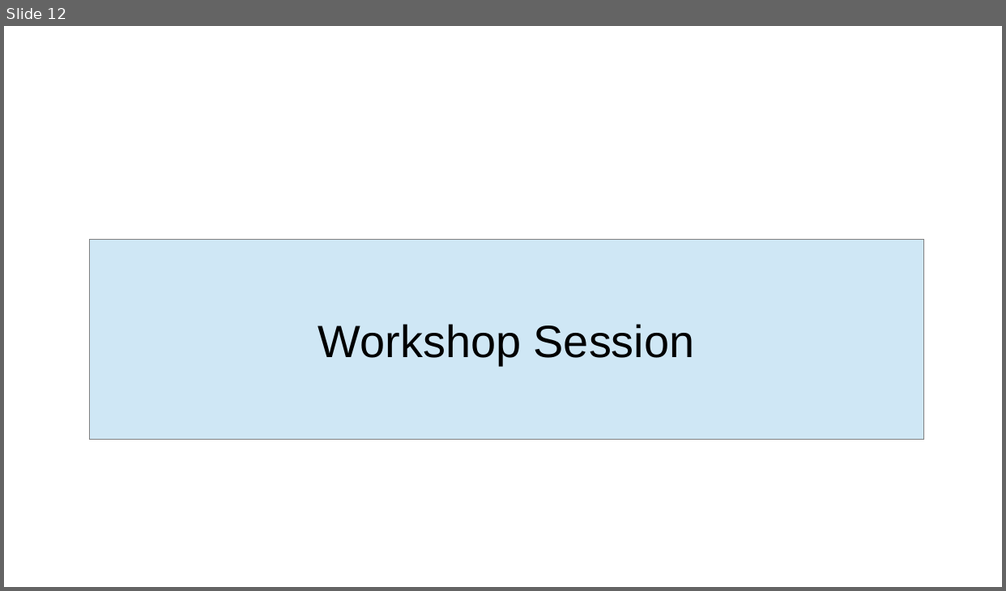
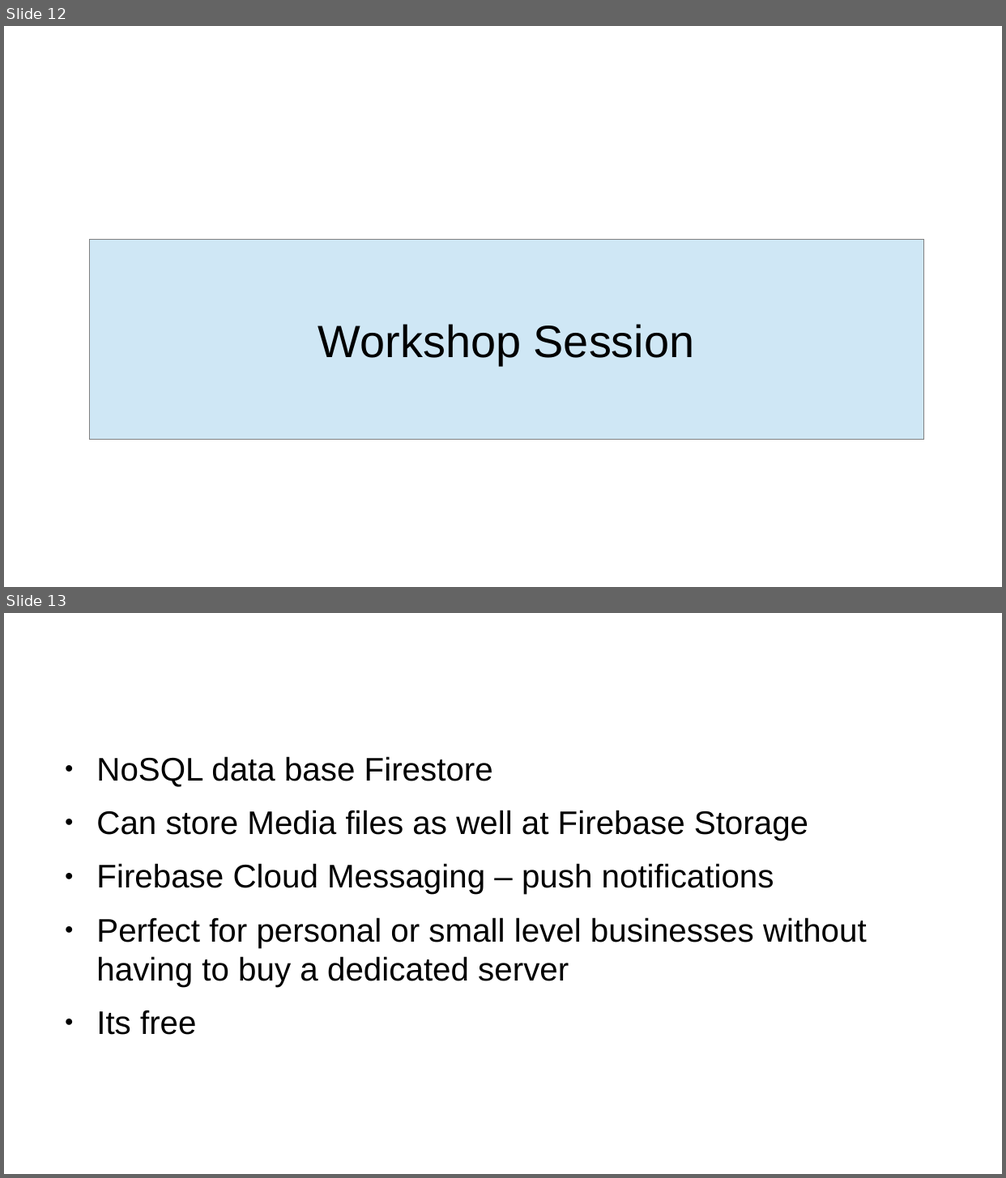
Before and after one commit to an7agon1st/flutter-session-iiitd, a slide deck: flutter_talk.odp. Shown one above the other, each under a label of ours: slide 12 before the commit, slides 12 and 13 after it. The pictures are 1006x591 and 1006x1178 pixels, drawn with LibreOffice and Linux fonts; fonts in the diff are those of the drawing; background and template pictures are left out. Boxes give left, top, right and bottom in pixels: in the first picture for what was removed or moved away, otherwise in the second. Text is boxed around its words. In the diff, an @@ line names an element or a change of style, - is before the commit and + after.

```diff
--- a/flutter_talk.odp
+++ b/flutter_talk.odp
@@ slide 13 added at bbox=[4, 613, 1002, 1174], background #FFFFFF @@
@@ title added at bbox=[53, 635, 749, 727], 35.7 pt, text #FFFFFF @@
+Firebase
@@ text added at bbox=[96, 756, 867, 1035], 26 pt, text #000000 @@
+● NoSQL data base Firestore
+● Can store Media files as well at Firebase Storage
+● Firebase Cloud Messaging – push notifications
+● Perfect for personal or small level businesses without having to buy a dedicated server
+● Its free
```
Also in this commit, not shown: 1 other slide added, 4 other files.
